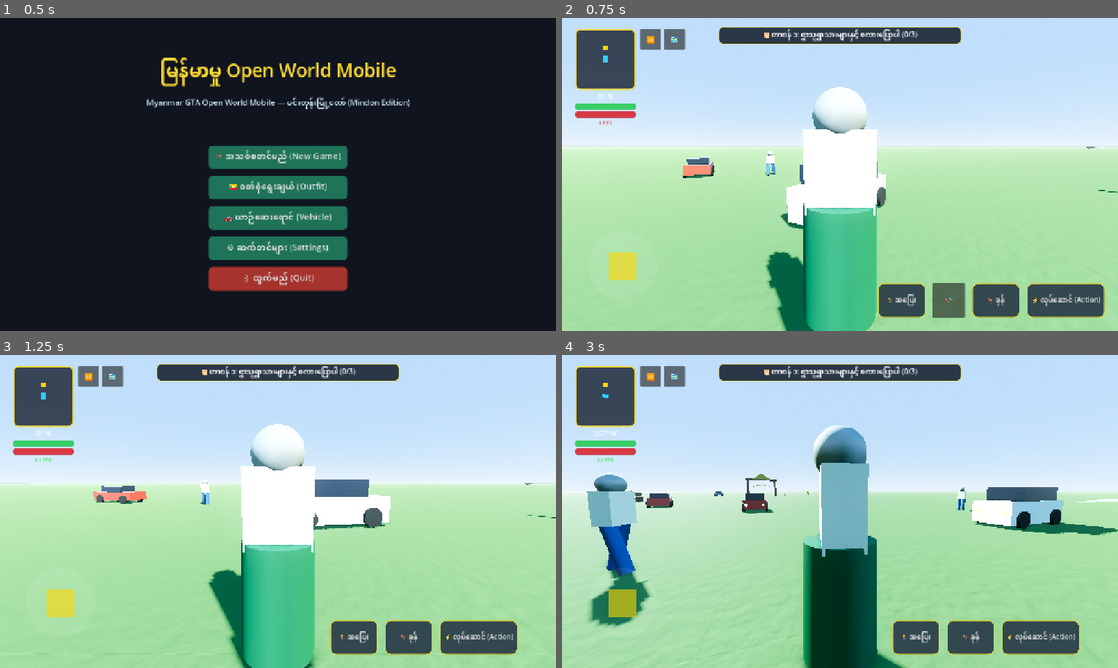
Above: before the commit, frames 1-4 (two rows, left to right).
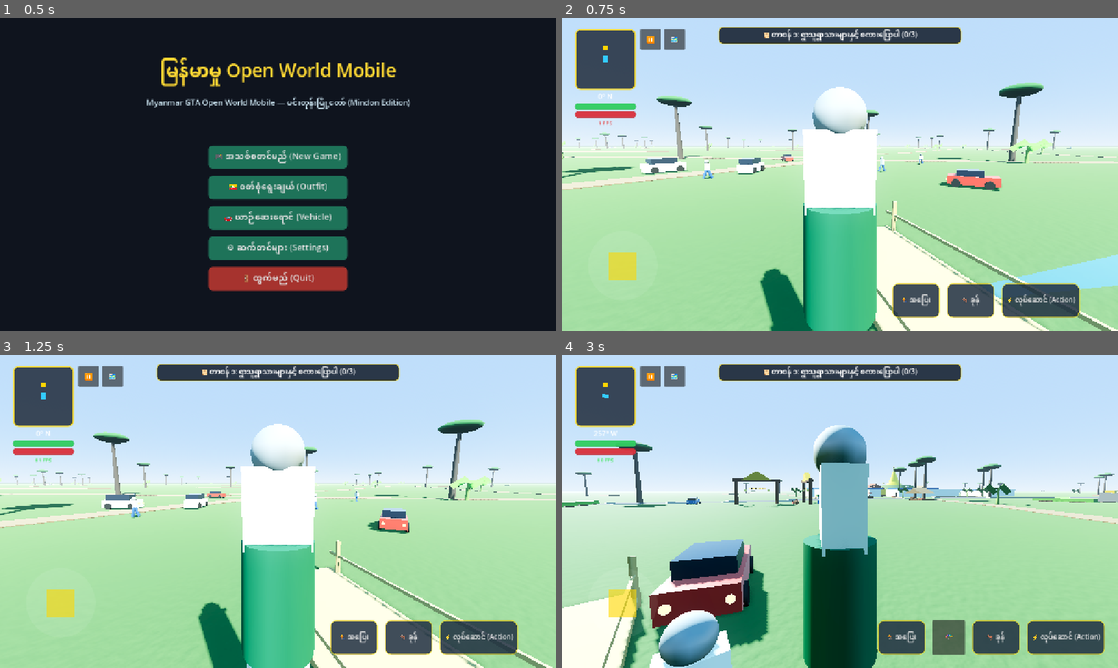
Above: after the commit, the same moments.

Repository: sudohlaingwin/gta-open-world
Game: Godot game, scene res://scenes/main_menu.tscn
Two runs of this game, one before a commit and one after it. Both use one fixed random seed, a clock stepped at 60 frames per second and the inputs below.
Inputs (mouse positions are in pixels of both pictures, inside the frame that each line leads up to):
- Up to frame 1 (0.5 s): no input
- Up to frame 2 (0.75 s): click "🎮 အသစ်စတင်မည် (New Game)" at 0.5 s
- Up to frame 3 (1.25 s): no input
- Up to frame 4 (3 s): drag from (628, 611) to (895, 442) at 1.27 s; drag from (728, 527) to (812, 574) at 2.02 s; move the mouse to (895, 442) at 2.77 s; hold Right (ui_right) from 2.78 s (still down); hold Ctrl from 2.78 s (still down)

Frame 1 is identical in both runs. In frame 2, 13% of the frame differs, in the area x 0-100%, y 20-100%; in frame 3, 12%; in frame 4, 21%, in the area x 0-100%, y 27-100%.
Error before the commit: Parse Error: There is already a variable named "zayat" declared in this scope. (res://scripts/mindon_map_builder.gd:656)

Commit message:
Slice 131: Fix duplicate variable zayat parse defect and align mount interaction enter_mount/exit_mount methods

Diff:
--- a/scripts/mindon_map_builder.gd
+++ b/scripts/mindon_map_builder.gd
@@ -653,11 +653,11 @@
 	well_communal.global_position = Vector3(-120.0, 0.0, 186.0)
 
 	# Traditional Teakwood Wayfarer Rest House (ဓမ္မာရုံ / ဇရပ်) near Pagoda base
-	var zayat = ZAYAT_SCENE.instantiate()
-	zayat.name = "MindonPagodaZayat"
-	amenities_holder.add_child(zayat)
-	zayat.global_position = Vector3(-85.0, 0.0, 168.0)
-	zayat.rotation.y = deg_to_rad(-25.0)
+	var zayat_pagoda = ZAYAT_SCENE.instantiate()
+	zayat_pagoda.name = "MindonPagodaZayat"
+	amenities_holder.add_child(zayat_pagoda)
+	zayat_pagoda.global_position = Vector3(-85.0, 0.0, 168.0)
+	zayat_pagoda.rotation.y = deg_to_rad(-25.0)
 
 	# Village Traditional Zat Pwe / Festival Stage (ရိုးရာပွဲတော်နှင့် ဇာတ်စင်ကြီး)
 	var stage = FESTIVAL_SCENE.instantiate()
--- a/scripts/mount_controller.gd
+++ b/scripts/mount_controller.gd
@@ -140,6 +140,12 @@
 		rider.set_mounted_state(false, null)
 	mount_exited.emit()
 
+func enter_mount(rider: Node3D) -> void:
+	mount(rider)
+
+func exit_mount() -> void:
+	dismount()
+
 func _on_interaction_area_entered(body: Node3D) -> void:
 	if body.is_in_group("player") and body.has_method("set_interactable_mount"):
 		body.set_interactable_mount(self)
Not shown, changed: COLLAB.md
